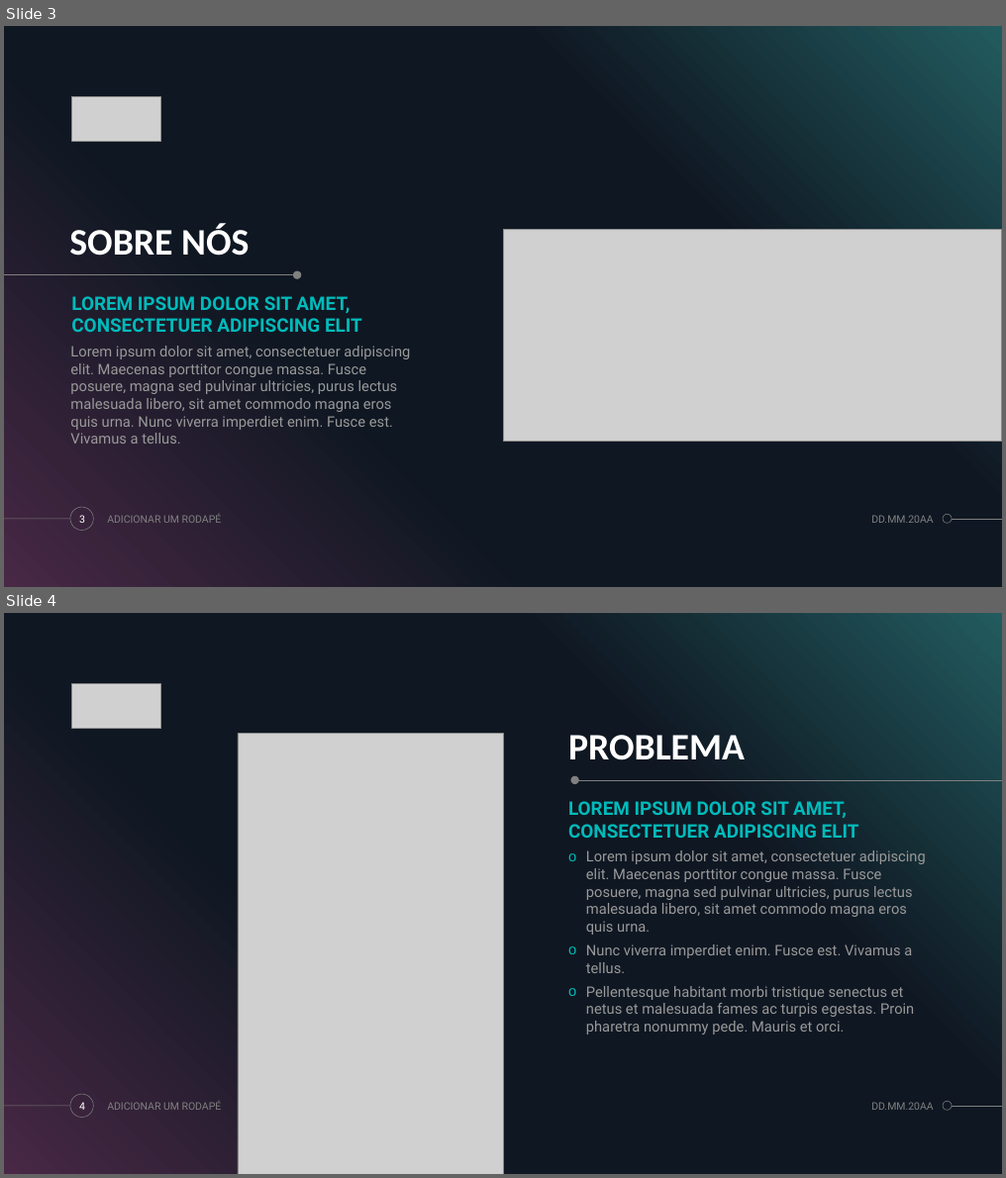
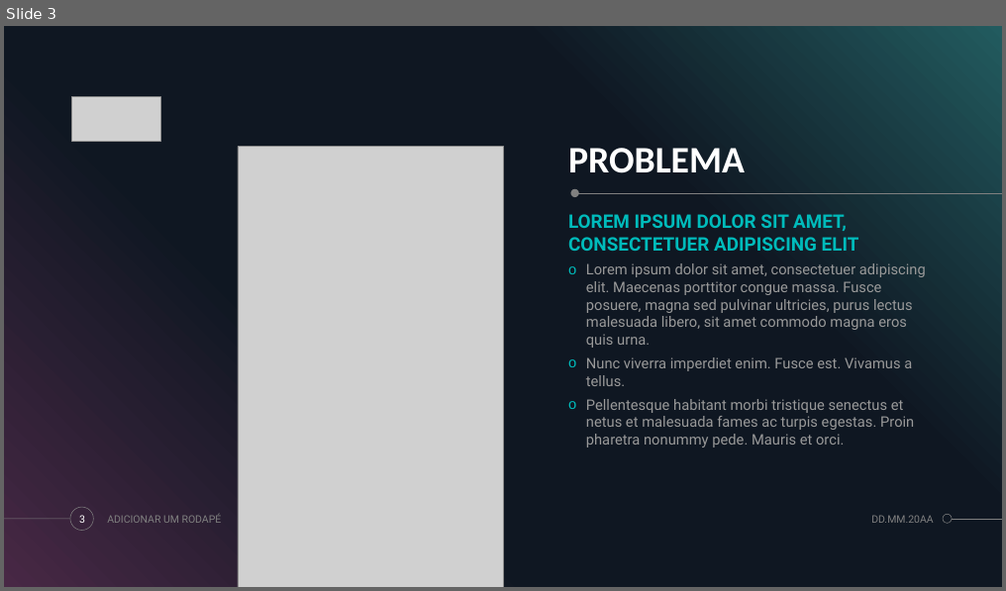
Before and after one commit to DanDan0608/Projeto-Individual, a slide deck: Apresentação-projeto-individual.pptx. Shown one above the other, each under a label of ours: slides 3 and 4 before the commit, slide 3 after it. The pictures are 1006x1178 and 1006x591 pixels, drawn with LibreOffice and Linux fonts; fonts in the diff are those of the drawing; grey boxes stand for pictures. Boxes give left, top, right and bottom in pixels: in the first picture for what was removed or moved away, otherwise in the second. Text is boxed around its words. In the diff, an @@ line names an element or a change of style, - is before the commit and + after.

```diff
--- a/Apresentação-projeto-individual.pptx
+++ b/Apresentação-projeto-individual.pptx
@@ slide 3 removed at (4,26,1002,587), background #000000; not listed: 5 template elements that a slide beside it also shows @@
@@ picture removed at (72,96,160,141) @@
@@ title removed at (69,223,249,256) @@
-SOBRE NÓS
@@ picture removed at (503,230,1001,442) @@
@@ line removed from (4, 275) to (296, 275) @@
@@ ellipse removed at (293,271,301,279) @@
@@ text removed at (71,296,362,332) @@
-LOREM IPSUM DOLOR SIT AMET, CONSECTETUER ADIPISCING ELIT
@@ text removed at (70,346,410,444) @@
-Lorem ipsum dolor sit amet, consectetuer adipiscing elit. Maecenas porttitor congue massa. Fusce posuere, magna sed pulvinar ultricies, purus lectus malesuada libero, sit amet commodo magna eros quis urna. Nunc viverra imperdiet enim. Fusce est. Vivamus a tellus.
@@ page number removed at (79,515,85,523) @@
-3
@@ text removed at (107,514,222,523) @@
-ADICIONAR UM RODAPÉ
@@ text removed at (871,515,933,523) @@
-DD.MM.20AA
@@ what was slide 4 is now slide 3 @@
@@ page number at (79,515,85,523): text changed @@
-4
+3
```
Also in this commit, not shown: 1 slide changed, 2 slides added, 2 other slides removed, 5 other files.
